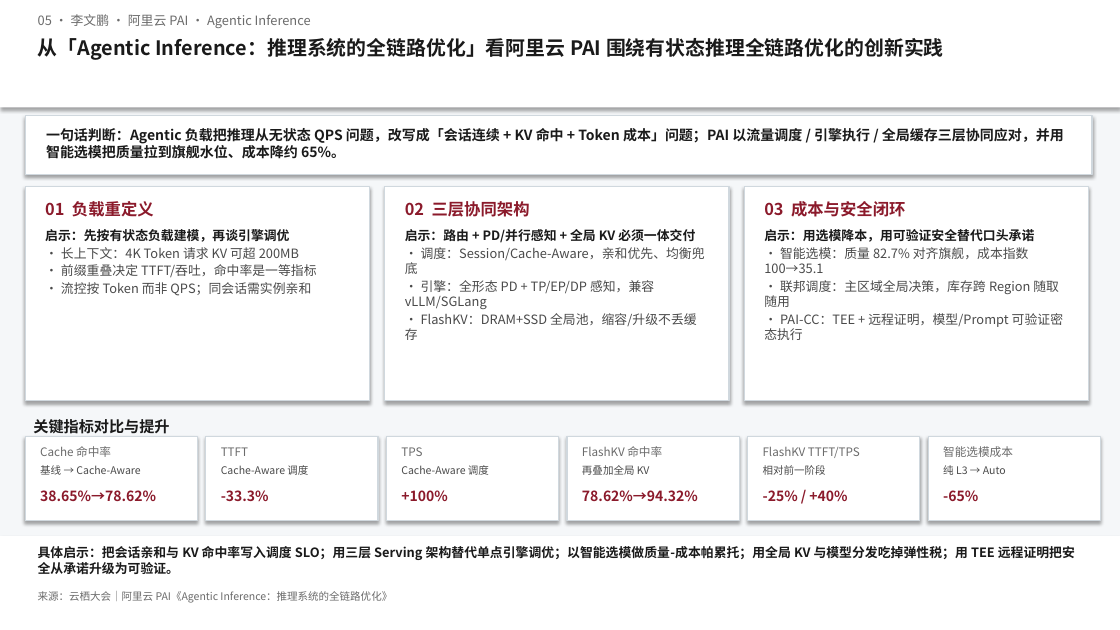
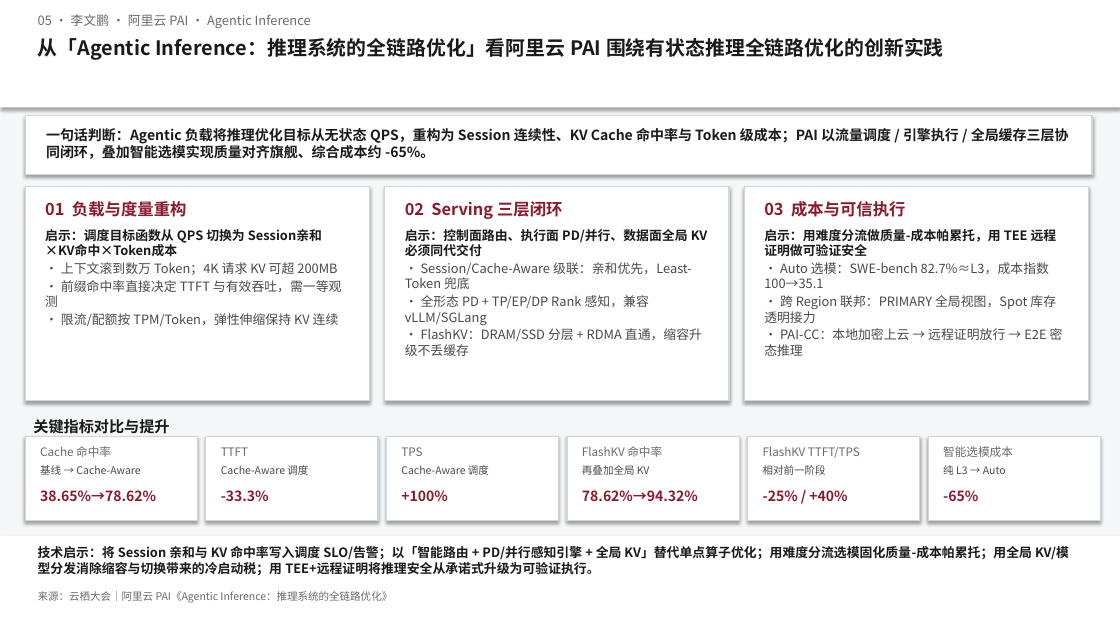
Before and after one commit to Annie-Summer/Kthena, a slide deck: slide 1 of yunqi-2026-pai-forum/docs/洞察一页-05-Agentic Inference：从议题看有状态推理全链路优化.pptx. Drawn at 1120x630 pixels with LibreOffice and Linux fonts; fonts in the diff are those of the drawing. Boxes give left, top, right and bottom in pixels: in the first picture for what was removed or moved away, otherwise in the second. Text is boxed around its words. In the diff, an @@ line names an element or a change of style, - is before the commit and + after.

```diff
--- a/yunqi-2026-pai-forum/docs/洞察一页-05-Agentic Inference：从议题看有状态推理全链路优化.pptx
+++ b/yunqi-2026-pai-forum/docs/洞察一页-05-Agentic Inference：从议题看有状态推理全链路优化.pptx
@@ text at box(46, 128, 1069, 159): text changed @@
-一句话判断：Agentic 负载把推理从无状态 QPS 问题，改写成「会话连续 + KV 命中 + Token 成本」问题；PAI 以流量调度 / 引擎执行 / 全局缓存三层协同应对，并用智能选模把质量拉到旗舰水位、成本降约 65%。
+一句话判断：Agentic 负载将推理优化目标从无状态 QPS，重构为 Session 连续性、KV Cache 命中率与 Token 级成本；PAI 以流量调度 / 引擎执行 / 全局缓存三层协同闭环，叠加智能选模实现质量对齐旗舰、综合成本约 -65%。
@@ text at box(45, 201, 186, 217): text changed @@
-01 负载重定义
+01 负载与度量重构
@@ text at box(405, 201, 562, 219): text changed @@
-02 三层协同架构
+02 Serving 三层闭环
@@ text at box(764, 201, 905, 217): text changed @@
-03 成本与安全闭环
+03 成本与可信执行
@@ text at box(45, 229, 342, 327): text changed @@
-启示：先按有状态负载建模，再谈引擎调优
-• 长上下文：4K Token 请求 KV 可超 200MB
-• 前缀重叠决定 TTFT/吞吐，命中率是一等指标
-• 流控按 Token 而非 QPS；同会话需实例亲和
+启示：调度目标函数从 QPS 切换为 Session亲和×KV命中×Token成本
+• 上下文滚到数万 Token；4K 请求 KV 可超 200MB
+• 前缀命中率直接决定 TTFT 与有效吞吐，需一等观测
+• 限流/配额按 TPM/Token，弹性伸缩保持 KV 连续
@@ text at box(405, 229, 708, 356): text changed @@
-启示：路由 + PD/并行感知 + 全局 KV 必须一体交付
-• 调度：Session/Cache-Aware，亲和优先、均衡兜底
-• 引擎：全形态 PD + TP/EP/DP 感知，兼容 vLLM/SGLang
-• FlashKV：DRAM+SSD 全局池，缩容/升级不丢缓存
+启示：控制面路由、执行面 PD/并行、数据面全局 KV 必须同代交付
+• Session/Cache-Aware 级联：亲和优先，Least-Token 兜底
+• 全形态 PD + TP/EP/DP Rank 感知，兼容 vLLM/SGLang
+• FlashKV：DRAM/SSD 分层 + RDMA 直通，缩容升级不丢缓存
@@ text at box(764, 229, 1063, 356): text changed @@
-启示：用选模降本，用可验证安全替代口头承诺
-• 智能选模：质量 82.7% 对齐旗舰，成本指数 100→35.1
-• 联邦调度：主区域全局决策，库存跨 Region 随取随用
-• PAI-CC：TEE + 远程证明，模型/Prompt 可验证密态执行
+启示：用难度分流做质量-成本帕累托，用 TEE 远程证明做可验证安全
+• Auto 选模：SWE-bench 82.7%≈L3，成本指数 100→35.1
+• 跨 Region 联邦：PRIMARY 全局视图，Spot 库存透明接力
+• PAI-CC：本地加密上云 → 远程证明放行 → E2E 密态推理
@@ text at box(38, 546, 1069, 575): text changed @@
-具体启示：把会话亲和与 KV 命中率写入调度 SLO；用三层 Serving 架构替代单点引擎调优；以智能选模做质量-成本帕累托；用全局 KV 与模型分发吃掉弹性税；用 TEE 远程证明把安全从承诺升级为可验证。
+技术启示：将 Session 亲和与 KV 命中率写入调度 SLO/告警；以「智能路由 + PD/并行感知引擎 + 全局 KV」替代单点算子优化；用难度分流选模固化质量-成本帕累托；用全局 KV/模型分发消除缩容与切换带来的冷启动税；用 TEE+远程证明将推理安全从承诺式升级为可验证执行。
```
Also in this commit, not shown: 2 other files.
